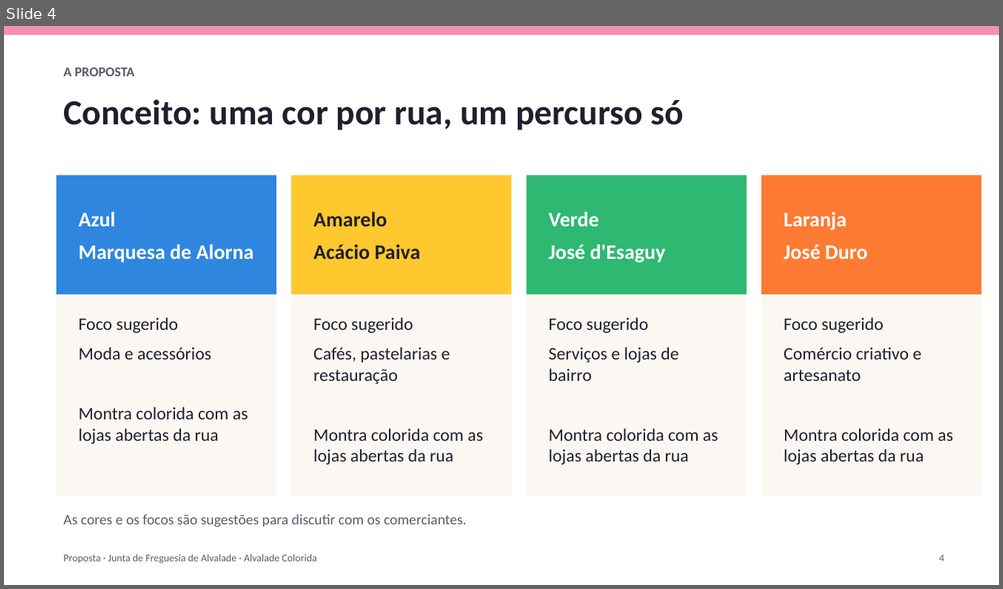
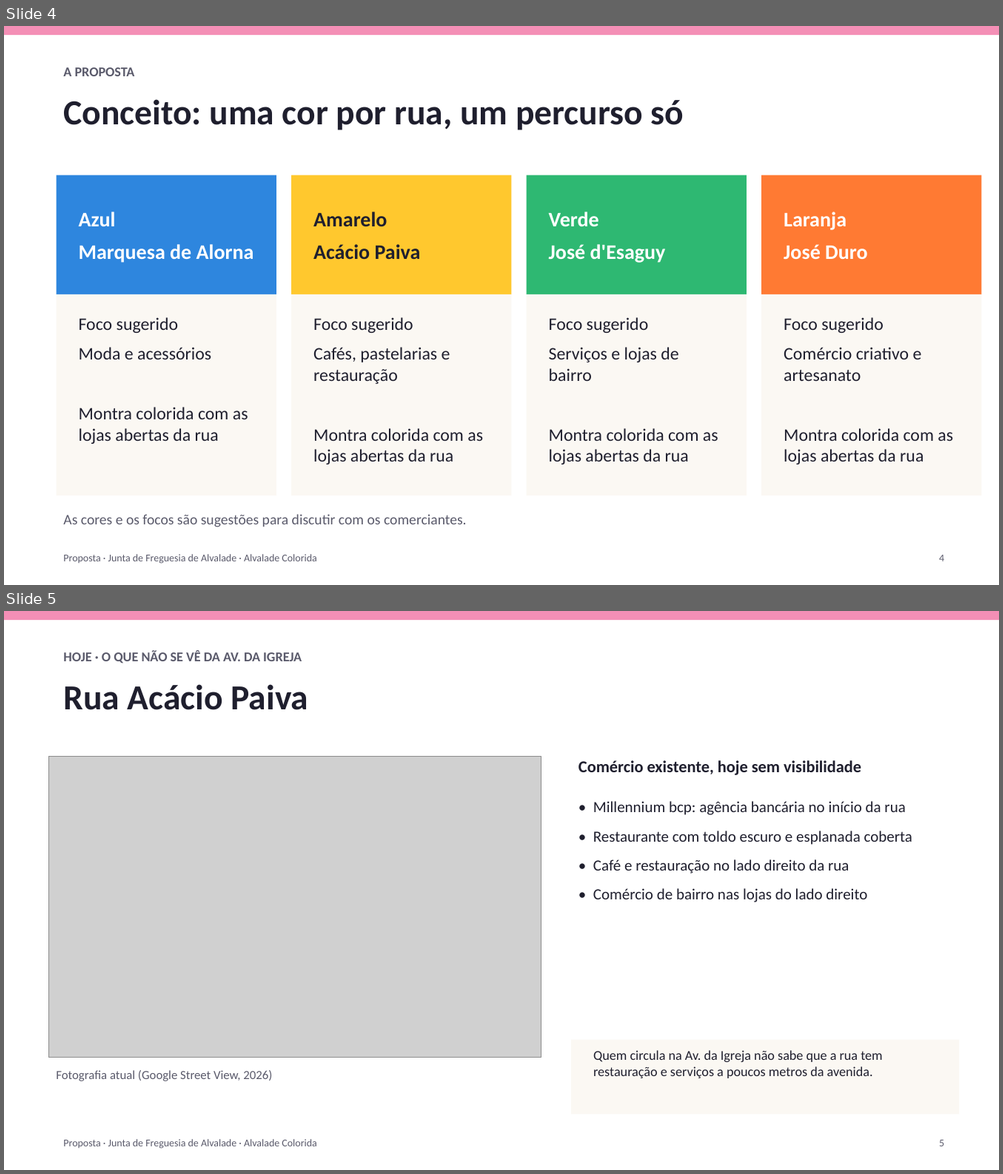
Before and after one commit to zavricardo-debug/travelsites, a slide deck: propostas/alvalade/Proposta_Alvalade_Colorida.pptx. Shown one above the other, each under a label of ours: slide 4 before the commit, slides 4 and 5 after it. The pictures are 1003x589 and 1003x1174 pixels, drawn with LibreOffice and Linux fonts; fonts in the diff are those of the drawing; grey boxes stand for pictures. Boxes give left, top, right and bottom in pixels: in the first picture for what was removed or moved away, otherwise in the second. Text is boxed around its words. In the diff, an @@ line names an element or a change of style, - is before the commit and + after.

Commit message:
Deck: before/after street slides with current shops, argument slide on colour and authenticity

```diff
--- a/propostas/alvalade/Proposta_Alvalade_Colorida.pptx
+++ b/propostas/alvalade/Proposta_Alvalade_Colorida.pptx
@@ slide 5 added at (x1=4, y1=611, x2=999, y2=1170), background #FFFFFF @@
@@ rectangle added at (x1=4, y1=611, x2=999, y2=620), fill #F48FB6 @@
@@ text added at (x1=63, y1=650, x2=301, y2=664), 13 pt, text #5A5A6B, bold @@
+HOJE · O QUE NÃO SE VÊ DA AV. DA IGREJA
@@ text added at (x1=63, y1=684, x2=309, y2=710), 34 pt, text #1F1F2E, bold @@
+Rua Acácio Paiva
@@ picture added at (x1=48, y1=757, x2=541, y2=1058) @@
@@ text added at (x1=578, y1=760, x2=861, y2=775), 16 pt, text #1F1F2E, bold @@
+Comércio existente, hoje sem visibilidade
@@ text added at (x1=593, y1=801, x2=912, y2=903), 15 pt, text #1F1F2E @@
+• Millennium bcp: agência bancária no início da rua
+• Restaurante com toldo escuro e esplanada coberta
+• Café e restauração no lado direito da rua
+• Comércio de bairro nas lojas do lado direito
@@ rectangle added at (x1=571, y1=1040, x2=959, y2=1115), fill #FBF8F3 @@
@@ text added at (x1=593, y1=1051, x2=882, y2=1079), 13 pt, text #1F1F2E @@
+Quem circula na Av. da Igreja não sabe que a rua tem restauração e serviços a poucos metros da avenida.
@@ text added at (x1=56, y1=1071, x2=272, y2=1082), 12 pt, text #5A5A6B @@
+Fotografia atual (Google Street View, 2026)
@@ text added at (x1=63, y1=1139, x2=316, y2=1149), 10 pt, text #5A5A6B @@
+Proposta · Junta de Freguesia de Alvalade · Alvalade Colorida
@@ text added at (x1=939, y1=1140, x2=944, y2=1147), 10 pt, text #5A5A6B @@
+5
```
Also in this commit, not shown: 9 slides changed, 4 other slides added, 5 other files.
